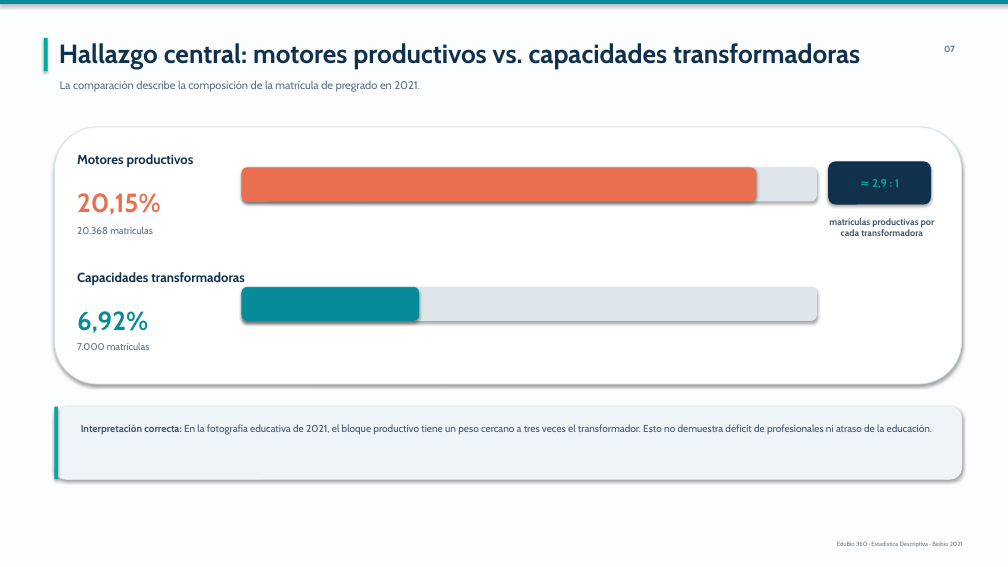
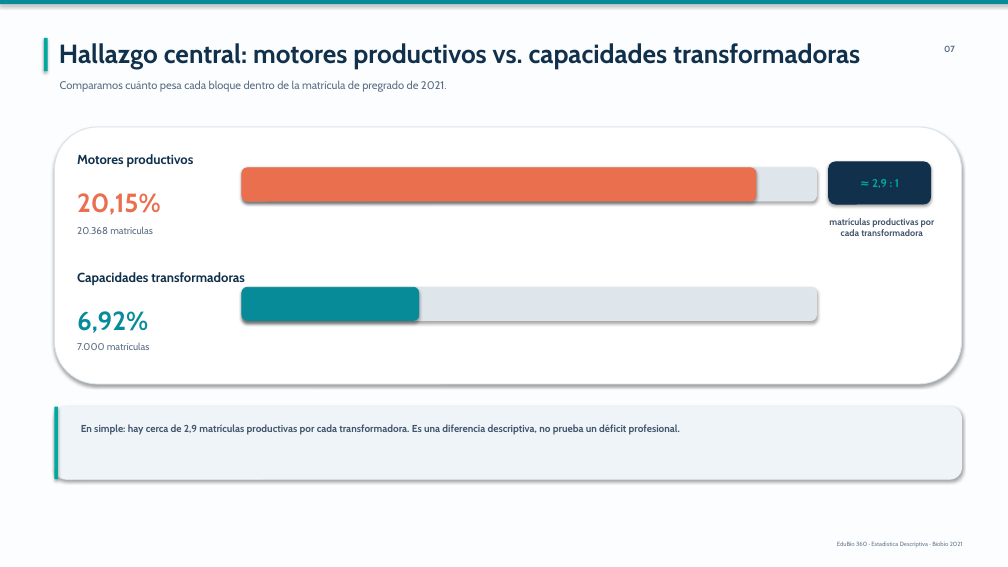
Before and after one commit to Nicricht/Estadistica.descriptiva, a slide deck: slide 7 of presentacion/Del_Acero_al_Algoritmo_Estilo_Profesor.pptx. Drawn at 1008x567 pixels with LibreOffice and Linux fonts; fonts in the diff are those of the drawing. Boxes give left, top, right and bottom in pixels: in the first picture for what was removed or moved away, otherwise in the second. Text is boxed around its words. In the diff, an @@ line names an element or a change of style, - is before the commit and + after.

```diff
--- a/presentacion/Del_Acero_al_Algoritmo_Estilo_Profesor.pptx
+++ b/presentacion/Del_Acero_al_Algoritmo_Estilo_Profesor.pptx
@@ text at <box>60,80,447,92</box>: text changed @@
-La comparación describe la composición de la matrícula de pregrado en 2021.
+Comparamos cuánto pesa cada bloque dentro de la matrícula de pregrado de 2021.
@@ text at <box>81,424,680,435</box>: text changed; bold on @@
-Interpretación correcta: En la fotografía educativa de 2021, el bloque productivo tiene un peso cercano a tres veces el transformador. Esto no demuestra déficit de profesionales ni atraso de la educación.
+En simple: hay cerca de 2,9 matrículas productivas por cada transformadora. Es una diferencia descriptiva, no prueba un déficit profesional.
```
Also in this commit, not shown: 15 other slides changed.
